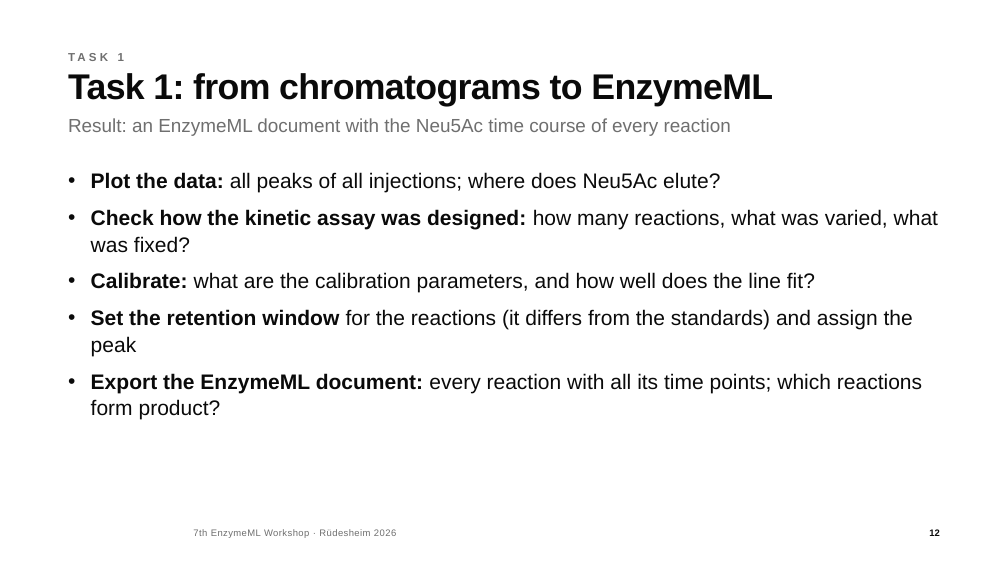
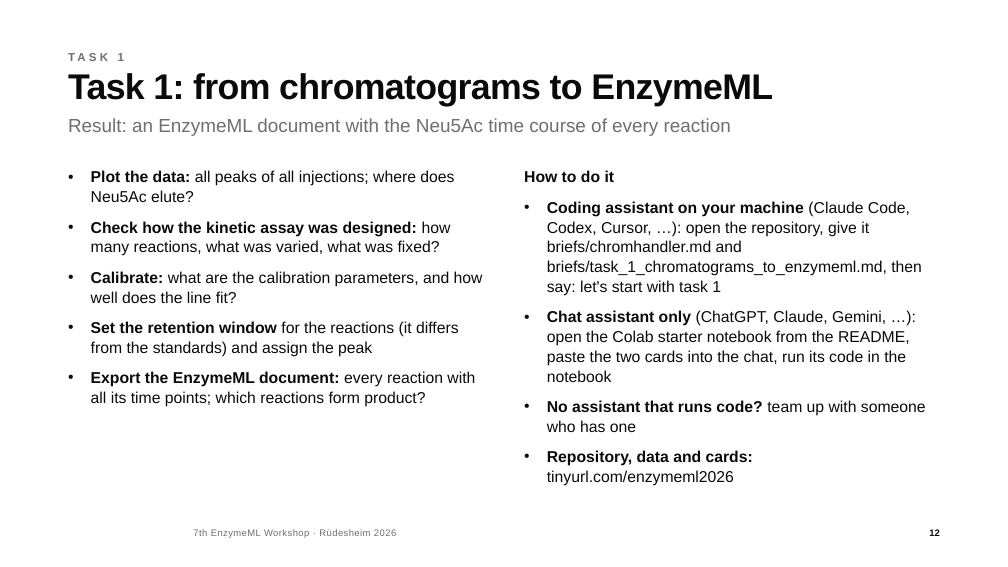
Before and after one commit to haeussma/enzymeml-workshop-modelling-2026, a slide deck: slide 12 of slides/workshop.pptx. Drawn at 1008x567 pixels with LibreOffice and Linux fonts; fonts in the diff are those of the drawing; background and template pictures are left out. Boxes give left, top, right and bottom in pixels: in the first picture for what was removed or moved away, otherwise in the second. Text is boxed around its words. In the diff, an @@ line names an element or a change of style, - is before the commit and + after.

```diff
--- a/slides/workshop.pptx
+++ b/slides/workshop.pptx
@@ text "Plot the data: all peaks ..." at bbox=[91, 170, 483, 407]: size 20 to 15 pt @@
@@ text added at bbox=[524, 170, 926, 486], 15 pt, text #0A0A0A @@
+How to do it
+• Coding assistant on your machine (Claude Code, Codex, Cursor, …): open the repository, give it briefs/chromhandler.md and briefs/task_1_chromatograms_to_enzymeml.md, then say: let's start with task 1
+• Chat assistant only (ChatGPT, Claude, Gemini, …): open the Colab starter notebook from the README, paste the two cards into the chat, run its code in the notebook
+• No assistant that runs code? team up with someone who has one
+• Repository, data and cards: tinyurl.com/enzymeml2026
```
Also in this commit, not shown: 1 other slide changed, 2 other files.
